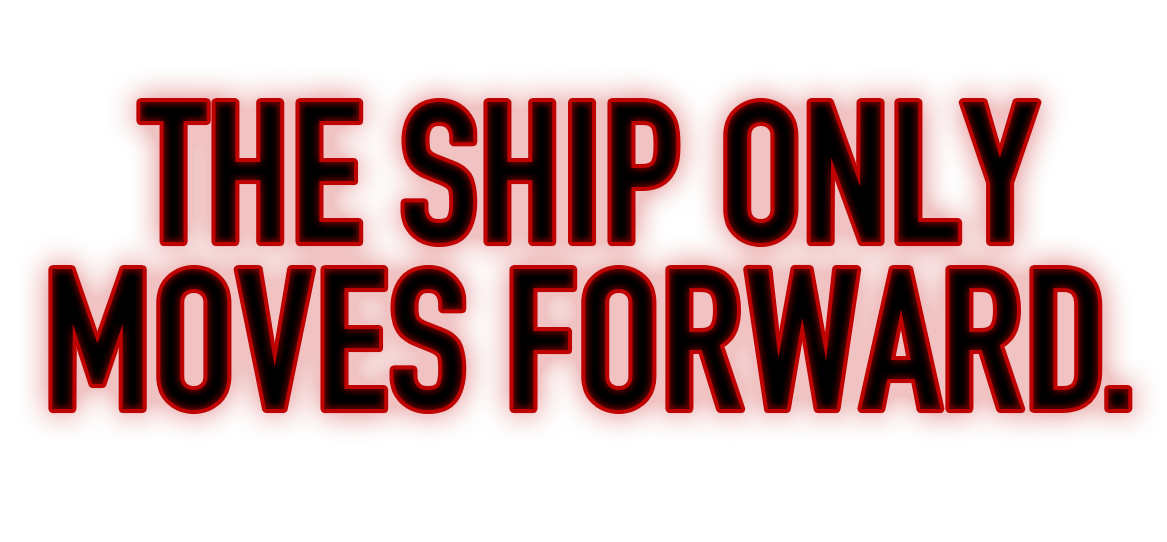
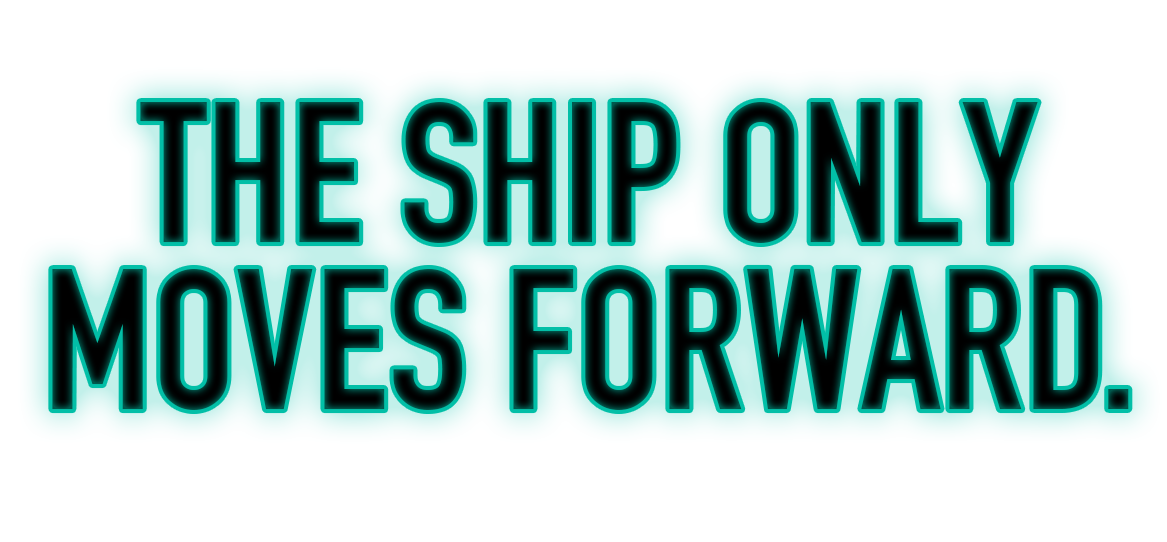
Revision of a layered 1167×542 image; what changed, layer by layer:
pixels changed over 22, 72, 1157, 439 (layer not identified)
